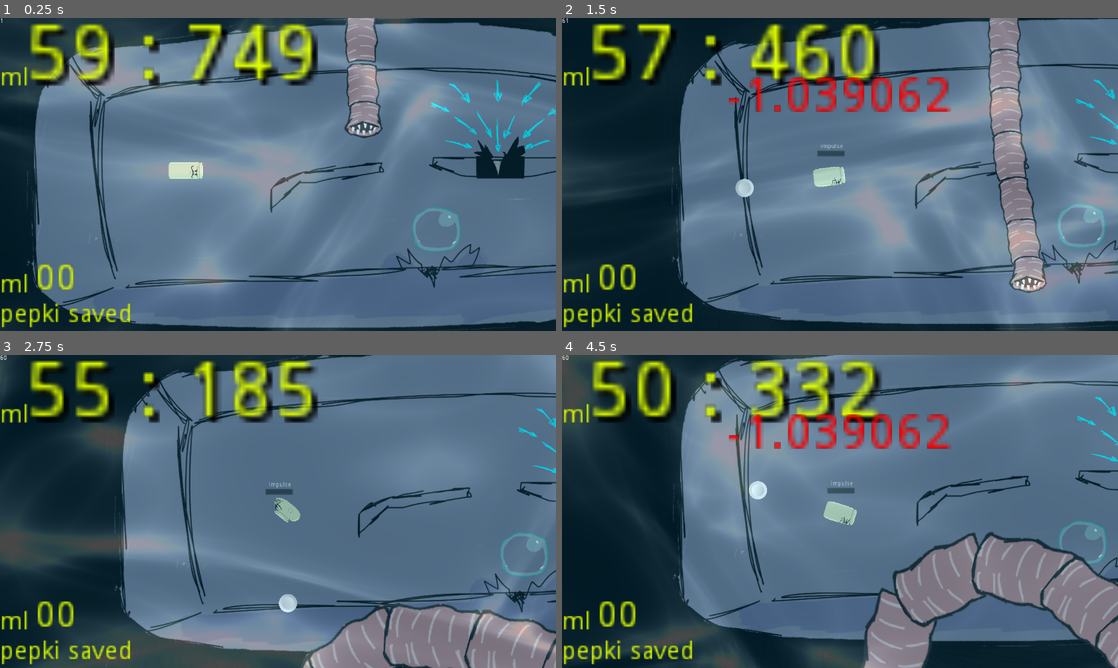
Above: before the commit, frames 1-4 (two rows, left to right).
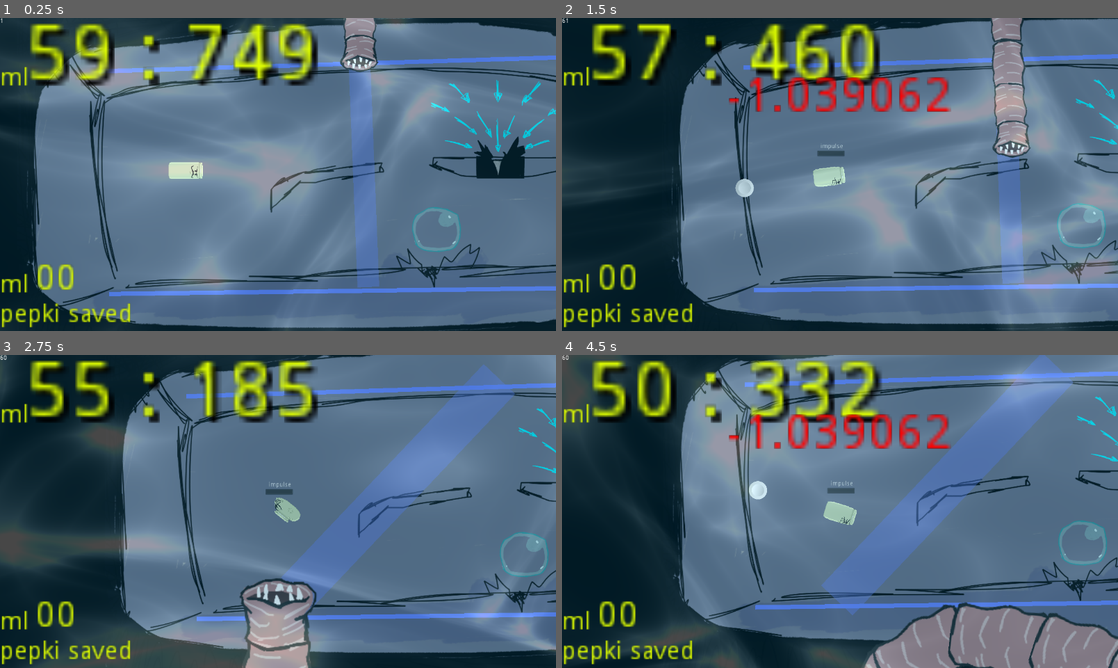
Above: after the commit, the same moments.

Repository: UserDotCpp/List_Jam2-submission
Game: Godot game, scene res://scenes/main.tscn
The game is run twice, just before and just after one commit, with the same random seed, the same clock (stepped at 60 frames per second) and the same inputs.
Inputs (mouse positions are in pixels of both pictures, inside the frame that each line leads up to):
- Up to frame 1 (0.25 s): no input
- Up to frame 2 (1.5 s): move the mouse to (784, 174) at 0.52 s; press the mouse at (784, 174) at 0.53 s; move the mouse to (728, 190) at 1.27 s; release the mouse at (728, 190) at 1.28 s; right-click (728, 190) at 1.35 s; click (728, 190) at 1.42 s
- Up to frame 3 (2.75 s): move the mouse to (333, 442) at 2.02 s; press the mouse at (333, 442) at 2.03 s
- Up to frame 4 (4.5 s): move the mouse to (812, 574) at 2.77 s; release the mouse at (812, 574) at 2.78 s; right-click (812, 574) at 2.85 s; click (812, 574) at 2.92 s; move the mouse to (1006, 558) at 3.52 s; press the mouse at (1006, 558) at 3.53 s; move the mouse to (673, 464) at 4.27 s; release the mouse at (673, 464) at 4.28 s; right-click (673, 464) at 4.35 s; click (673, 464) at 4.42 s

The runs differ from the first frame. In frame 1, 5.7% of the frame differs, in the area x 17-100%, y 0-89%; in frame 2, 5.8%; in frame 3, 19%; in frame 4, 24%, in the area x 32-100%, y 0-100%.

Commit message:
test: add direction line for worms

Diff:
--- a/project.godot
+++ b/project.godot
@@ -29,6 +29,10 @@
 window/size/height=720
 window/stretch/mode="viewport"
 window/stretch/aspect="keep"
+
+[global]
+
+verbose=false
 
 [gui]
 
--- a/scenes/flag.tscn
+++ b/scenes/flag.tscn
@@ -18,11 +18,9 @@
 [node name="next_scene_position" type="Position2D" parent="."]
 
 [node name="up" type="Line2D" parent="."]
-visible = false
 points = PoolVector2Array( -128, -64, 128, -64 )
 
 [node name="down" type="Line2D" parent="."]
-visible = false
 points = PoolVector2Array( -128, 64, 128, 64 )
 
 [node name="worm_place" type="Node2D" parent="."]
@@ -30,5 +28,12 @@
 [node name="die" type="Timer" parent="."]
 wait_time = 0.136
 
+[node name="spawn_delay" type="Timer" parent="."]
+wait_time = 0.5
+
+[node name="direction_line" type="Line2D" parent="."]
+points = PoolVector2Array( 0, 0, 0, 0 )
+default_color = Color( 0.4, 0.501961, 1, 0.392157 )
+
 [connection signal="body_entered" from="activation_area" to="." method="_on_activation_area_body_entered"]
 [connection signal="timeout" from="die" to="." method="_on_die_timeout"]
--- a/scripts/flag.gd
+++ b/scripts/flag.gd
@@ -33,13 +33,17 @@
 
 func spawn_the_worm():
 	var worm_instance
+	var width
 	match(randi() % 3 + 1):
 		1:
 			worm_instance = worm1.instance()
+			width = 30
 		2:
 			worm_instance = worm2.instance()
+			width = 50
 		3:
 			worm_instance = worm3.instance()
+			width = 100
 	var worm_rotation_degrees
 	var worm_spawn_position
 	var worm_direction
@@ -47,18 +51,27 @@
 			old_instanced_worms.queue_free()
 	#		worm_instance.queue_free()
 	rng.randomize()
+	$direction_line.width = width
 	if (randi() % 2 + 1) == 1:#up or down
 		worm_spawn_position = Vector2(rng.randf_range(up.x, up.y),up.z)
 		worm_direction = Vector2(rng.randf_range(down.x, down.y),down.z)
+		$direction_line.set_point_position(0 , worm_spawn_position)
+		$direction_line.set_point_position(1, worm_direction)
 		worm_rotation_degrees = 180
 	else:
 		worm_spawn_position = Vector2(rng.randf_range(down.x, down.y),down.z)
 		worm_direction = Vector2(rng.randf_range(up.x, up.y),up.z)
+		$direction_line.set_point_position(0, worm_spawn_position)
+		$direction_line.set_point_position(1, worm_direction)
 		worm_rotation_degrees = 0
 	#$worm/body1.position = worm_spawn_position
 	get_node("worm_place").add_child(worm_instance)
+	worm_instance.z_index = 1
+
 	worm_instance.position = worm_spawn_position
 	worm_instance.rotation_degrees = worm_rotation_degrees
+
+	yield(get_tree().create_timer(1), "timeout")
 	#worm_instance.rotation_degrees = get_angle_to(worm_direction)
 	worm_instance.apply_central_impulse((worm_direction - worm_spawn_position) * 6)
 	worm_exist = true
--- a/scripts/hud.gd
+++ b/scripts/hud.gd
@@ -81,7 +81,7 @@
 #		time_changes.text = " "
 #		$bubble.stop()
 	if $worm_attack.is_stopped():
-		$worm_attack.start(0.0165)
+		$worm_attack.start(0.01655)
 		Global.emit_signal("spawn_worm")
 	if total_time <= 0:
 		$me_mori.play()
